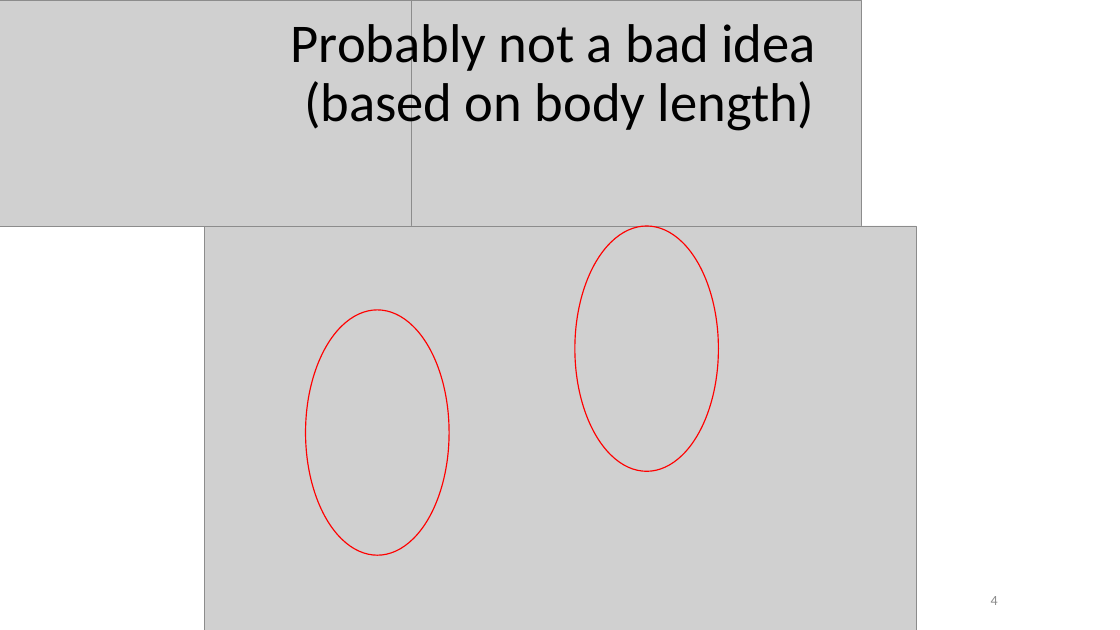
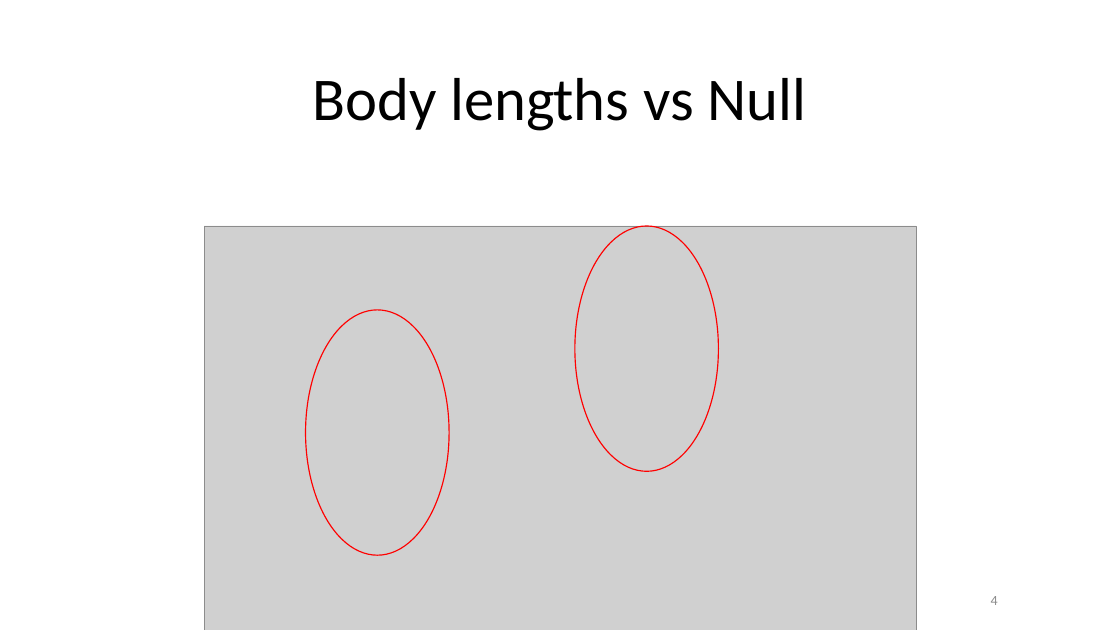
Before and after one commit to kiperry/Ohio_Bees, a slide deck: slide 4 of Changes I have made for local analysis.pptx. Drawn at 1120x630 pixels with LibreOffice and Linux fonts; fonts in the diff are those of the drawing; grey boxes stand for pictures. Boxes give left, top, right and bottom in pixels: in the first picture for what was removed or moved away, otherwise in the second. Text is boxed around its words. In the diff, an @@ line names an element or a change of style, - is before the commit and + after.

```diff
--- a/Changes I have made for local analysis.pptx
+++ b/Changes I have made for local analysis.pptx
@@ picture removed at (0,0,412,226) @@
@@ picture removed at (412,0,862,226) @@
@@ title at (312,78,807,131): text changed; size 46.8 to 52 pt @@
-Probably not a bad idea
-(based on body length)
+Body lengths vs Null
```
Also in this commit, not shown: 3 other slides changed.
